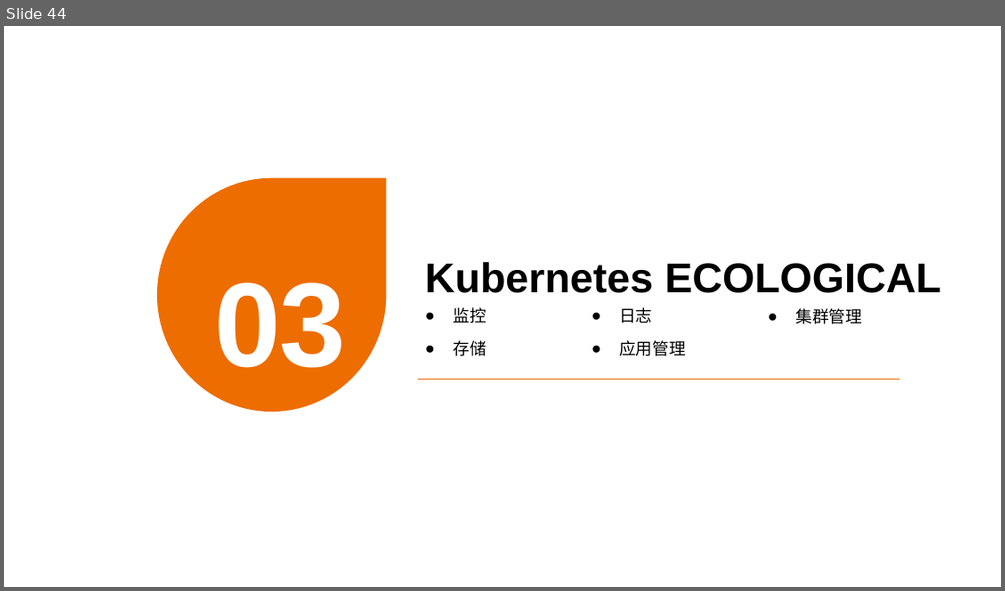
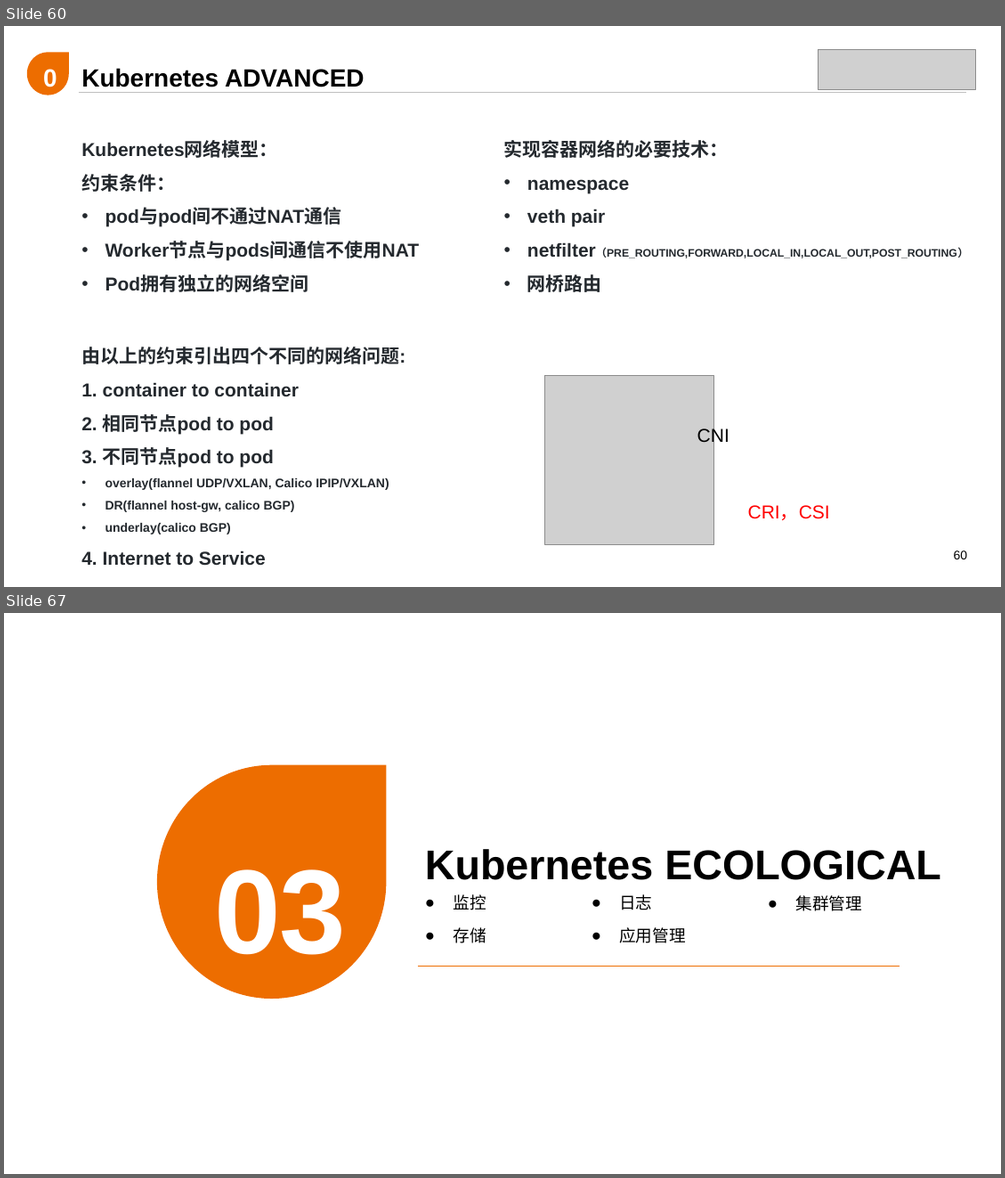
Before and after one commit to liamliu1986/kubecamp, a slide deck: 培训体系/002-Kubernetes,Containers Reborn/Kubernetes,Containers Reborn.pptx. Shown one above the other, each under a label of ours: slide 44 before the commit, slides 60 and 67 after it; the slides between them are not shown. The pictures are 1005x591 and 1005x1178 pixels, drawn with LibreOffice and Linux fonts; fonts in the diff are those of the drawing; grey boxes stand for pictures. Boxes give left, top, right and bottom in pixels: in the first picture for what was removed or moved away, otherwise in the second. Text is boxed around its words. In the diff, an @@ line names an element or a change of style, - is before the commit and + after.

```diff
--- a/培训体系/002-Kubernetes,Containers Reborn/Kubernetes,Containers Reborn.pptx
+++ b/培训体系/002-Kubernetes,Containers Reborn/Kubernetes,Containers Reborn.pptx
@@ slide 60 added at <box>4,26,1001,587</box>, background #FFFFFF @@
@@ teardrop added at <box>27,52,69,95</box>, fill #ED6D00 @@
@@ text added at <box>30,50,70,93</box>, 24 pt, text #FFFFFF, bold @@
+02
@@ picture added at <box>818,50,976,90</box> @@
@@ text added at <box>81,68,364,87</box>, 24 pt, text #000000, bold @@
+Kubernetes ADVANCED
@@ line added from (79, 93) to (966, 93), #BFBFBF 0.5 pt @@
@@ text added at <box>81,141,420,295</box>, 18 pt, text #24292E, bold @@
+Kubernetes网络模型：
+约束条件：
+• pod与pod间不通过NAT通信
+• Worker节点与pods间通信不使用NAT
+• Pod拥有独立的网络空间
@@ text added at <box>504,140,969,292</box>, 10.5 pt, text #24292E, bold @@
+实现容器网络的必要技术：
+• namespace
+• veth pair
+• netfilter（PRE_ROUTING,FORWARD,LOCAL_IN,LOCAL_OUT,POST_ROUTING）
+• 网桥路由
@@ text added at <box>81,346,405,565</box>, 12 pt, text #24292E, bold @@
+由以上的约束引出四个不同的网络问题:
+1. container to container
+2. 相同节点pod to pod
+3. 不同节点pod to pod
+• overlay(flannel UDP/VXLAN, Calico IPIP/VXLAN)
+• DR(flannel host-gw, calico BGP)
+• underlay(calico BGP)
+4. Internet to Service
@@ picture added at <box>544,375,713,544</box> @@
@@ text added at <box>697,426,729,445</box>, 18 pt, text #000000 @@
+CNI
@@ text added at <box>748,505,830,520</box>, 18 pt, text #FF0000 @@
+CRI，CSI
@@ page number added at <box>954,550,968,559</box>, 12 pt, text #000000 @@
+60
@@ what was slide 44 is now slide 67 @@
```
Also in this commit, not shown: 5 slides changed, 22 other slides added.
